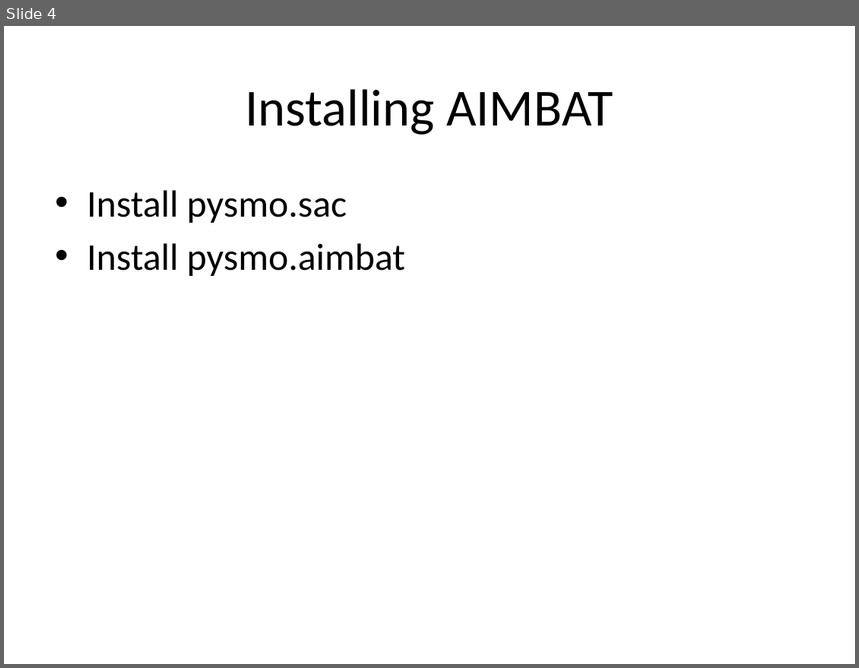
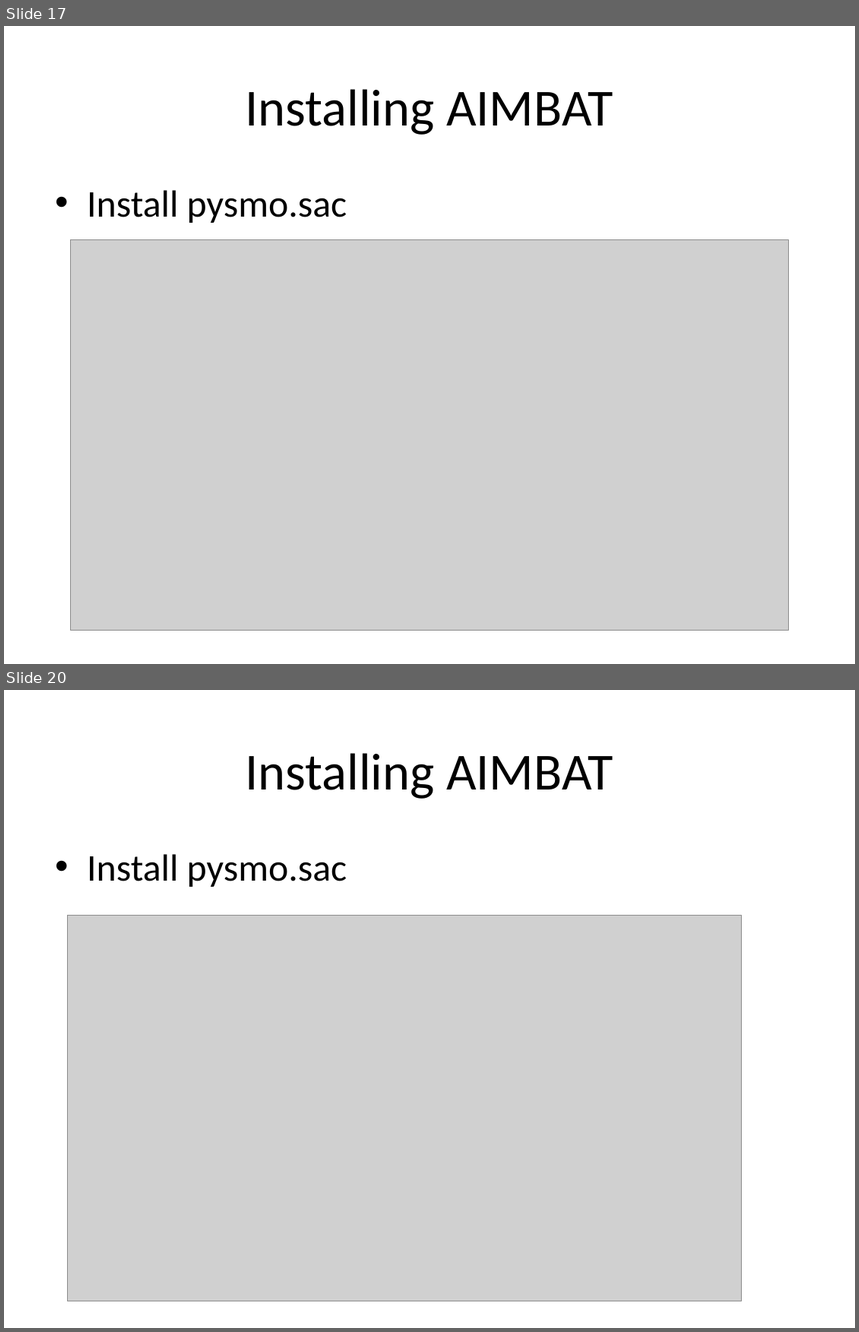
Before and after one commit to lkloh/USArray, a slide deck: AIMBAT/AIMBAT.pptx. Shown one above the other, each under a label of ours: slide 4 before the commit, slides 17 and 20 after it; the slides between them are not shown. The pictures are 859x668 and 859x1332 pixels, drawn with LibreOffice and Linux fonts; fonts in the diff are those of the drawing; grey boxes stand for pictures. Boxes give left, top, right and bottom in pixels: in the first picture for what was removed or moved away, otherwise in the second. Text is boxed around its words. In the diff, an @@ line names an element or a change of style, - is before the commit and + after.

```diff
--- a/AIMBAT/AIMBAT.pptx
+++ b/AIMBAT/AIMBAT.pptx
@@ slide 20 added at (x1=4, y1=690, x2=855, y2=1328), background #FFFFFF @@
@@ title added at (x1=246, y1=753, x2=614, y2=799), 44 pt, text #000000 @@
+Installing AIMBAT
@@ text added at (x1=87, y1=854, x2=347, y2=887), 32 pt, text #000000 @@
+• Install pysmo.sac
@@ picture added at (x1=68, y1=915, x2=742, y2=1301) @@
@@ what was slide 4 is now slide 17 @@
@@ slide 17 changed as well @@
@@ picture added at (x1=70, y1=240, x2=789, y2=630) @@
@@ text at (x1=87, y1=243, x2=405, y2=276): paragraph removed @@
-• Install pysmo.aimbat
```
Also in this commit, not shown: 4 other slides changed, 26 other slides added, 1 slide removed, 1 other file.
